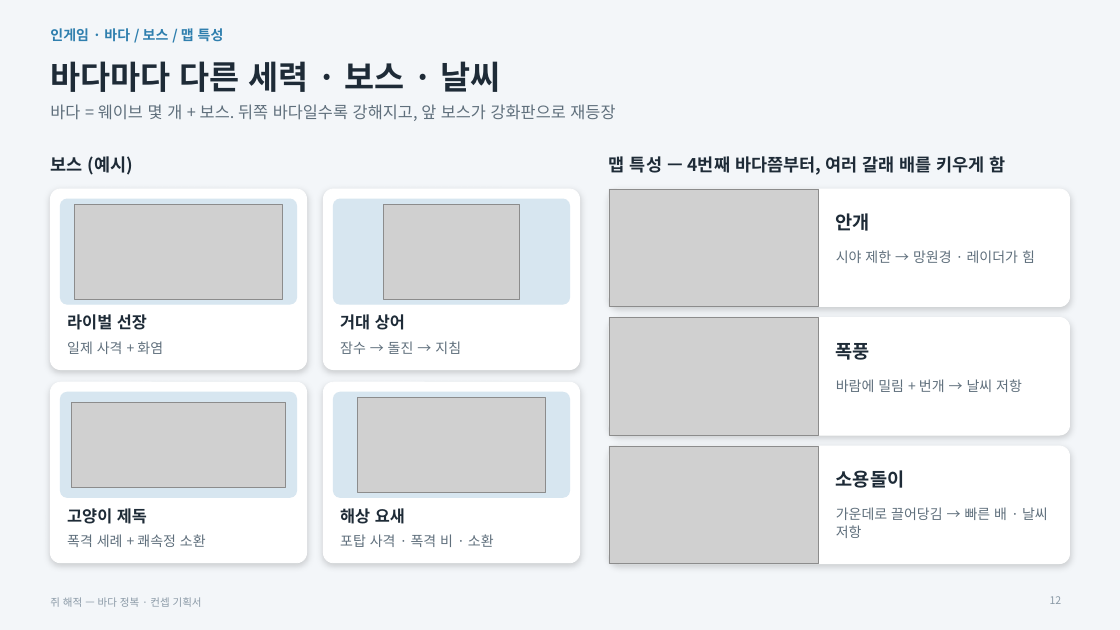
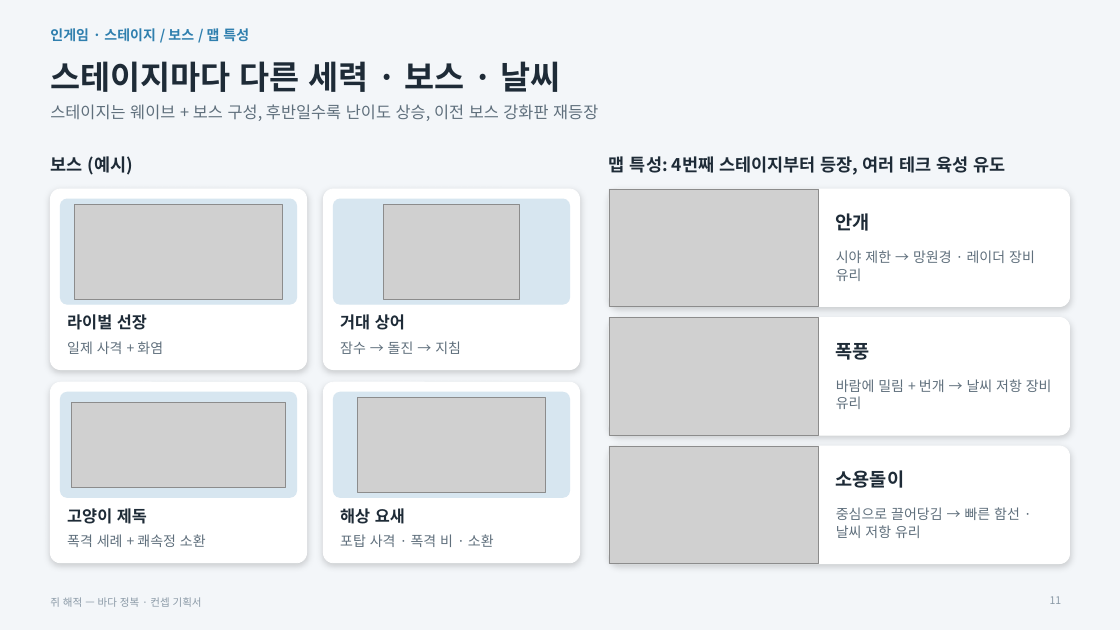
Before and after one commit to inory16351/RatPlain, a slide deck: slide 11 of Pirat_Plan/쥐해적_컨셉기획서.pptx (slide 12 before the commit). Drawn at 1120x630 pixels with LibreOffice and Linux fonts; fonts in the diff are those of the drawing; grey boxes stand for pictures. Boxes give left, top, right and bottom in pixels: in the first picture for what was removed or moved away, otherwise in the second. Text is boxed around its words. In the diff, an @@ line names an element or a change of style, - is before the commit and + after.

```diff
--- a/Pirat_Plan/쥐해적_컨셉기획서.pptx
+++ b/Pirat_Plan/쥐해적_컨셉기획서.pptx
@@ text at [50,28,249,42]: text changed @@
-인게임 · 바다 / 보스 / 맵 특성
+인게임 · 스테이지 / 보스 / 맵 특성
@@ title at [50,61,560,92]: text changed @@
-바다마다 다른 세력 · 보스 · 날씨
+스테이지마다 다른 세력 · 보스 · 날씨
@@ text at [50,104,598,121]: text changed @@
-바다 = 웨이브 몇 개 + 보스. 뒤쪽 바다일수록 강해지고, 앞 보스가 강화판으로 재등장
+스테이지는 웨이브 + 보스 구성, 후반일수록 난이도 상승, 이전 보스 강화판 재등장
@@ text at [609,156,1006,175]: text changed @@
-맵 특성 — 4번째 바다쯤부터, 여러 갈래 배를 키우게 함
+맵 특성: 4번째 스테이지부터 등장, 여러 테크 육성 유도
@@ text at [836,250,1035,281]: text changed @@
-시야 제한 → 망원경 · 레이더가 힘
+시야 제한 → 망원경 · 레이더 장비 유리
@@ text at [836,379,1052,409]: text changed @@
-바람에 밀림 + 번개 → 날씨 저항
+바람에 밀림 + 번개 → 날씨 저항 장비 유리
@@ text at [836,507,1020,538]: text changed @@
-가운데로 끌어당김 → 빠른 배 · 날씨 저항
+중심으로 끌어당김 → 빠른 함선 · 날씨 저항 유리
```
Also in this commit, not shown: 16 other slides changed, 1 slide removed, 1 other file.
